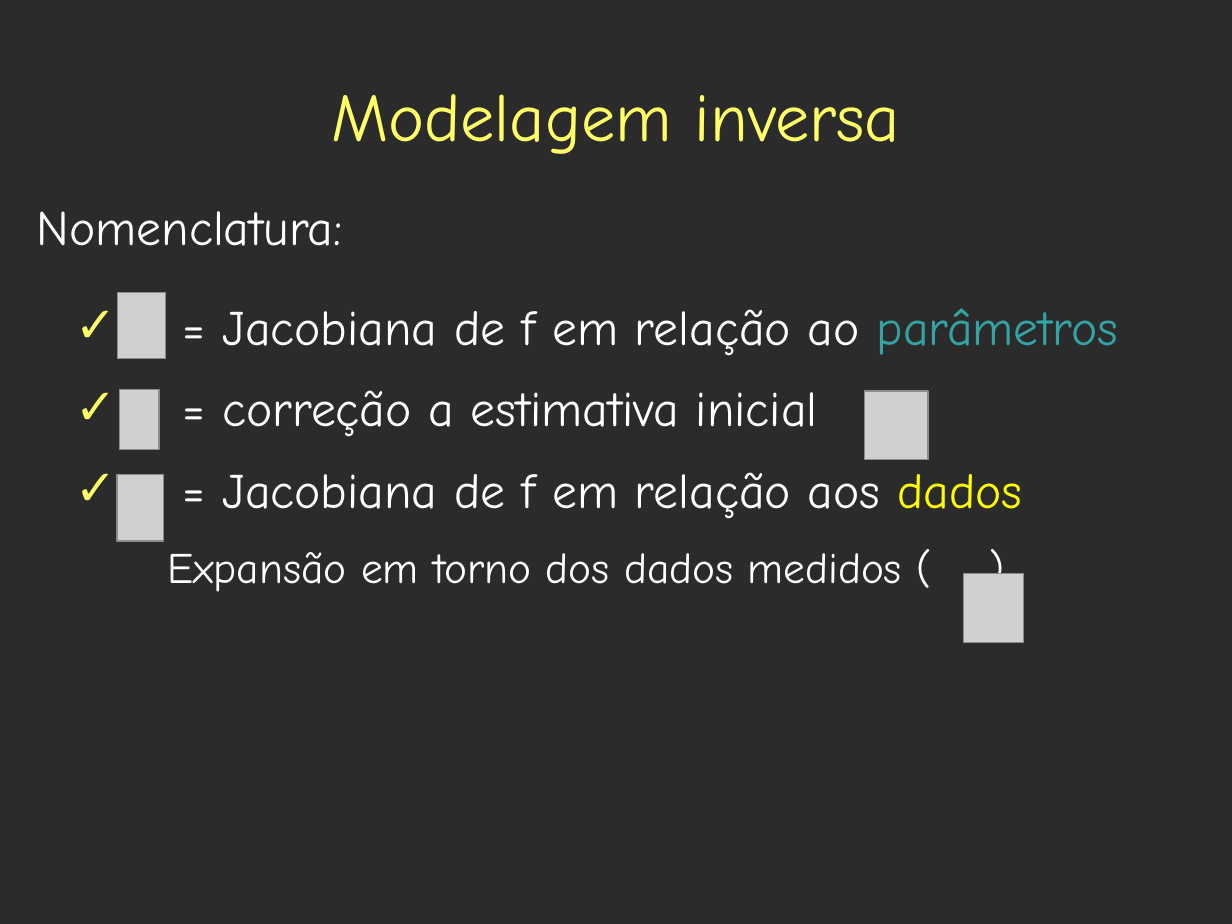
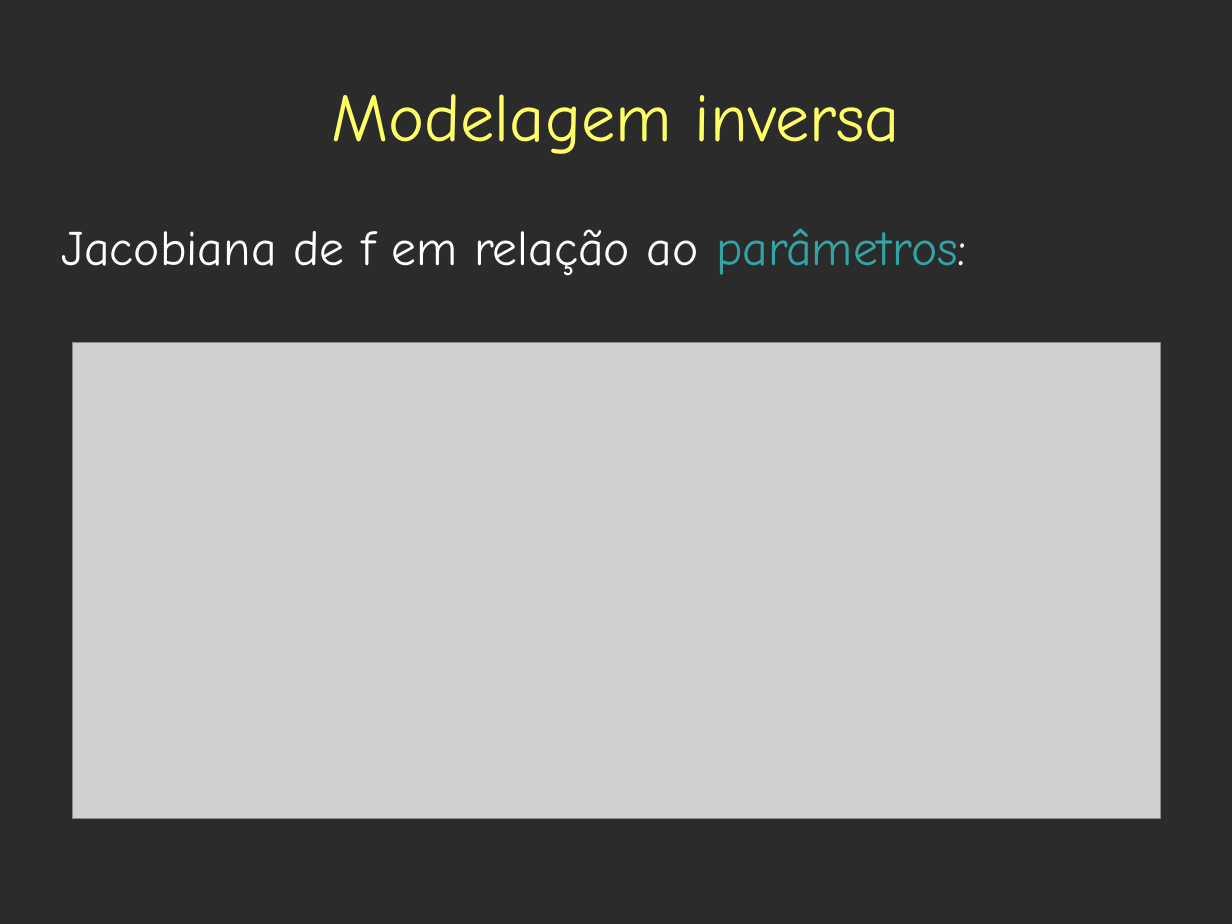
Before and after one commit to leouieda/geothermics, a slide deck: slide 114 of presentations/base_litosfera/estado_termico_lito_subcrustal.odp (slide 110 before the commit). Drawn at 1232x924 pixels with LibreOffice and Linux fonts; fonts in the diff are those of the drawing; grey boxes stand for pictures; background and template pictures are left out; a plain dark background stands for a picture behind light text. Boxes give left, top, right and bottom in pixels: in the first picture for what was removed or moved away, otherwise in the second. Text is boxed around its words. In the diff, an @@ line names an element or a change of style, - is before the commit and + after.

Commit message:
Jacobianas

```diff
--- a/presentations/base_litosfera/estado_termico_lito_subcrustal.odp
+++ b/presentations/base_litosfera/estado_termico_lito_subcrustal.odp
@@ text removed at <box>37,211,343,246</box> @@
-Nomenclatura:
@@ text added at <box>62,228,967,276</box>, 32 pt, text #FFFFFF @@
+Jacobiana de f em relação ao parâmetros:
@@ text removed at <box>167,308,1119,592</box> @@
-✓ = Jacobiana de f em relação ao parâmetros
-✓ = correção a estimativa inicial
-✓ = Jacobiana de f em relação aos dados
-  Expansão em torno dos dados medidos ( )
@@ picture: place and size @@
-picture at <box>117,293,165,360</box>
+picture at <box>73,342,1160,818</box>
@@ picture removed at <box>120,389,159,449</box> @@
@@ picture removed at <box>865,391,929,459</box> @@
@@ picture removed at <box>117,475,163,541</box> @@
@@ picture removed at <box>964,574,1024,642</box> @@
```
Also in this commit, not shown: 17 other slides changed, 3 slides added.
